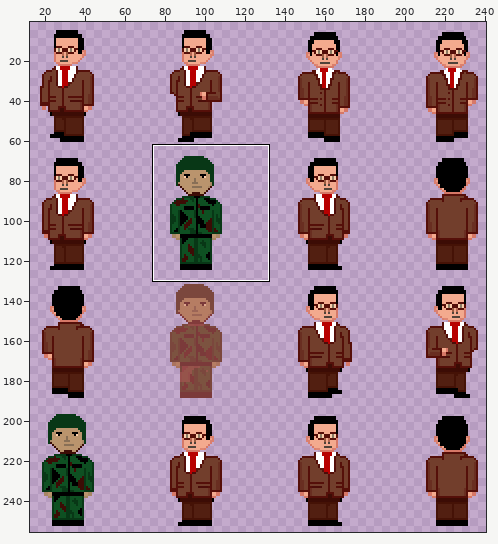
Sprite sheet -- images/soldier.png. Above, an overview of the earlier version with the close-up marked.
Close-up. As it was:
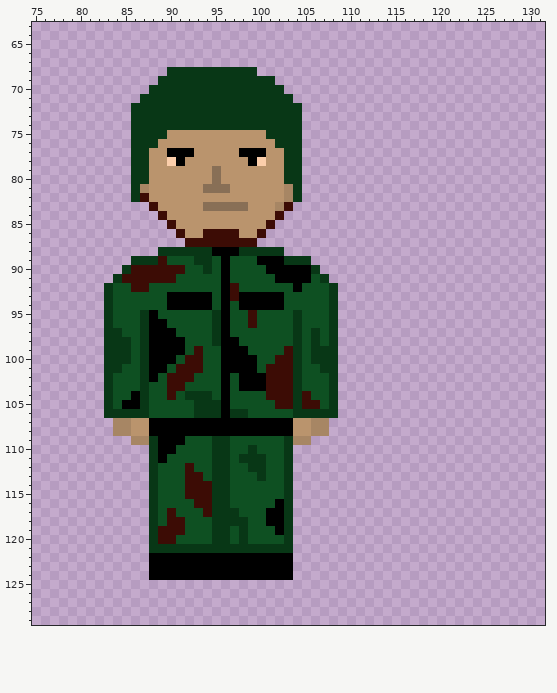
The file is 256x256 pixels. Colours within 5 levels of each other are drawn and written as one. Shown: x 75..131, y 63..129. The wide view leaves out empty margins. The commit also changed other parts of the picture, which this record leaves out.
And afterwards:
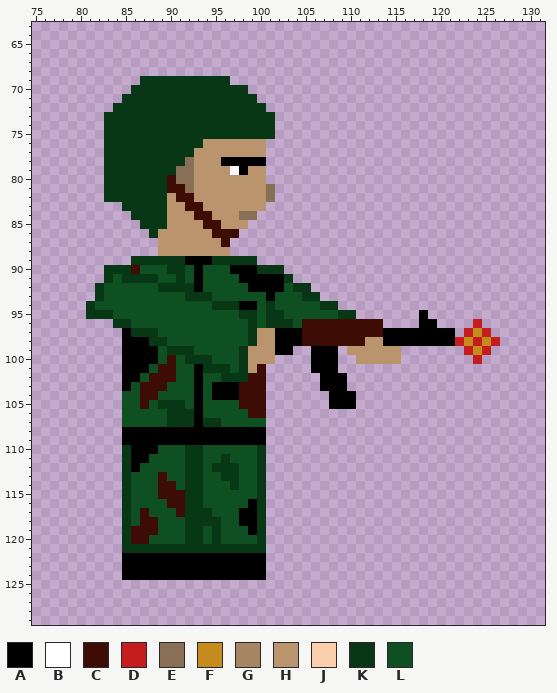
Palette (. is transparent): A #000000  B #ffffff  C #3c0c05  D #c51d1d  E #886f56  F #c58b1d  G #a78664  H #ba946d  J #fbceab  K #083716  L #0e5022
Changes in this commit:
Changed rows in their new state; - is an unchanged pixel.
first column x 81:
 68 ---------..........---------------------------
 69 ------KK--------.....-------------------------
 70 -----KK-----------....------------------------
 71 ----KK-------------....-----------------------
 72 ---KK---------------....----------------------
 73 --KKK----------------...----------------------
 74 --KKK----------------...----------------------
 75 --KKK----KKKKKKKKKKK-...----------------------
 76 --KKK---KKKKK-------....----------------------
 77 --KKK--KKKKK-----HHH....----------------------
 78 --KKK--KKKKE---AAA-A....----------------------
 79 --KKK--KKKEE--H-BA--....----------------------
 80 --KKK--KKCEE--H-----....----------------------
 81 --KKK-KKKCCE-HHH----E...----------------------
 82 --KKK-KKK-CC--------E...----------------------
 83 ----KKKKK--CCHHHHH--...-----------------------
 84 -----KKKK---CC---EE...------------------------
 85 ------KKKH---CC---...-------------------------
 86 -------KHHH--H---...--------------------------
 87 --------HHHHHHH-...---------------------------
 88 --------HHHHHHHH......------------------------
 89 --------KKKAAAKKKKK......---------------------
 90 --KK--LLLKK-AL-LAAAKKK....--------------------
 91 --KLKKKKLLK-A--L-AAAA-K....-------------------
 92 -KL--LL-KKKKA--LL-AAAA-KK...------------------
 93 -KL------LLKKK-LLLLL-L--KK..------------------
 94 KLL------LLLLLKKK--LKL----K-------------------
 95 KK----LL------LL-KK-KK-L---LKK-------A--------
 96 --.KK-LLL-----LL--K-KKKLCCCCCCCCC----AA----D--
 97 --..AK-KLL----LL--KHHAAACCCCCCCCCAAAAAAAA-DFD-
 98 --..AAAKKLL---LLL-KHHAAACCCCCCCHHAAAAAAAADFDFD
 99 --..AAA-LKKKL--LLKHHHAA..AAA-HHHHHH-------DFD-
100 --..AAA-LC-KKK-LLKHHH....AAA--HHHHH--------D--
101 --..AAALCCLLAKKKLKHC.....AAA------------------
102 --..AALCC-LLA--KKKCC......AAA-----------------
103 --..A-CCCLL-A-A-ACCC......AAA-----------------
104 --..-LCC-L-LALA-ACCC.......AAA----------------
105 --..LLC-KKK-ALLL-CCC.......AAA----------------
106 --..LLL--KKKALLLLLCC........------------------
107 ---.LLLLLKKK-KKLLLLL.......-------------------
108 ---.AAA-------------.......-------------------
109 ----AAAA---AAAAAAAAA.....---------------------
110 ----KAAALL-KK-LL--LK...-----------------------
111 ----KAALL--KK-L--LL-...-----------------------
112 ----KALL---KK---K-L-...-----------------------
113 ----KLLLC--KK-L-K---...-----------------------
114 ----KLLLCC-KKLLLK--K...-----------------------
115 ----KLLLCCCKKLLL---K...-----------------------
116 ----KLLL-CCKKLLL--AK...-----------------------
117 ----KLCL-LCKKKLLLAAK...-----------------------
118 ----KLCC-LLKKK-LLAAK...-----------------------
119 ----KCCCLLLKK--L-LAK...-----------------------
120 ----KCCLLL-KK--L-L-K...-----------------------
121 ----KKK-------------...-----------------------
122 ----AAA-------------...-----------------------
123 ----AAA-------------...-----------------------
124 ----AAA-------------...-----------------------
Pixel boxes of the changes (left, top, right, bottom) in both close-ups:
changed: (86, 67, 500, 580)
